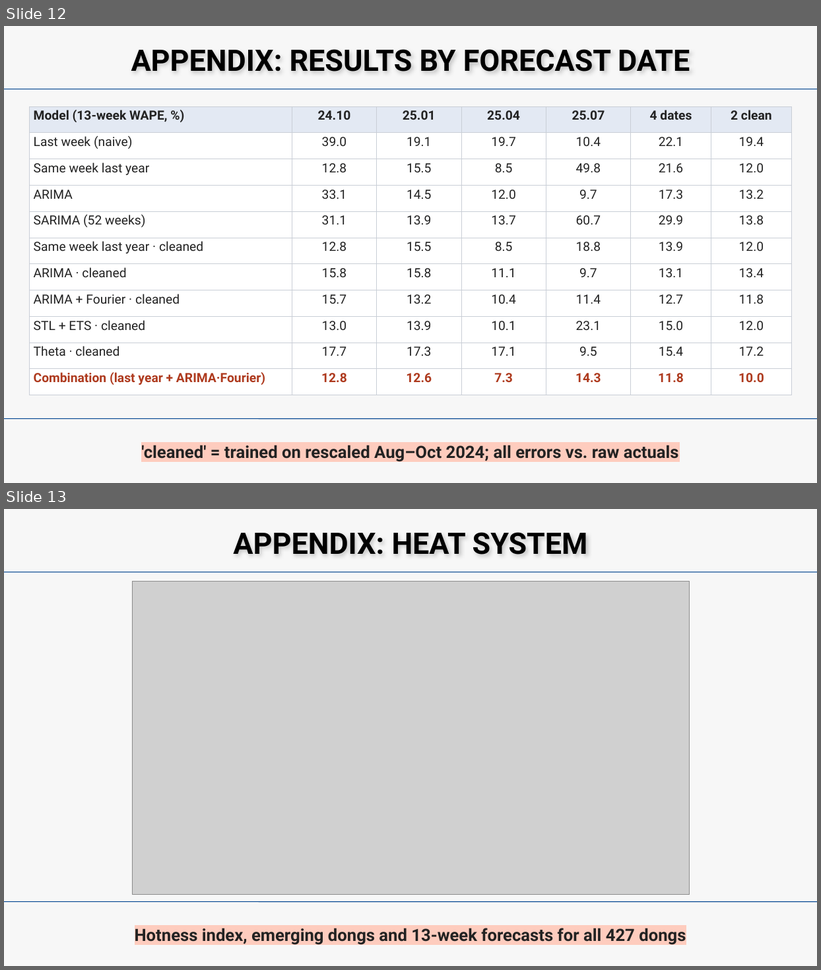
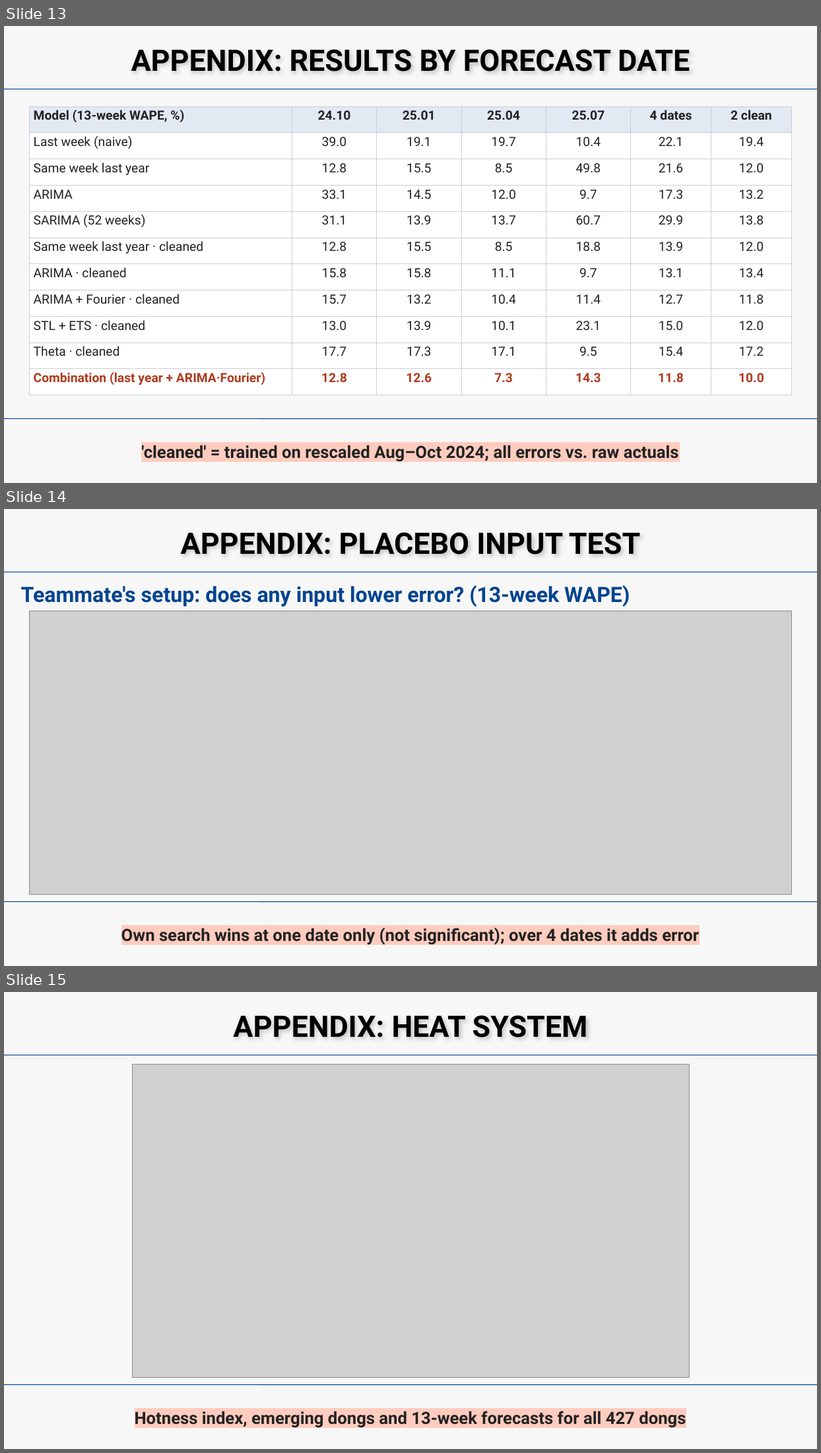
Before and after one commit to beblack127/HEAT, a slide deck: reports/gt_midterm/slides/HEAT_midterm.pptx. Shown one above the other, each under a label of ours: slides 12 and 13 before the commit, slides 13, 14 and 15 after it. The pictures are 821x970 and 821x1453 pixels, drawn with LibreOffice and Linux fonts; fonts in the diff are those of the drawing; grey boxes stand for pictures. Boxes give left, top, right and bottom in pixels: in the first picture for what was removed or moved away, otherwise in the second. Text is boxed around its words. In the diff, an @@ line names an element or a change of style, - is before the commit and + after.

```diff
--- a/reports/gt_midterm/slides/HEAT_midterm.pptx
+++ b/reports/gt_midterm/slides/HEAT_midterm.pptx
@@ slide 14 added at (4,509,817,966), background #F7F7F7 @@
@@ text added at (181,532,640,555), 52.5 pt, text #000000, bold @@
+APPENDIX: PLACEBO INPUT TEST
@@ line added from (4, 572) to (817, 572), #004490 1.25 pt @@
@@ text added at (21,586,630,607), 37.5 pt, text #004490, bold @@
+Teammate's setup: does any input lower error? (13-week WAPE)
@@ picture added at (29,611,792,894) @@
@@ line added from (4, 902) to (817, 902), #004490 1.25 pt @@
@@ text added at (121,928,699,945), 30 pt, text #222222, bold @@
+Own search wins at one date only (not significant); over 4 dates it adds error
@@ what was slide 12 is now slide 13 @@
@@ what was slide 13 is now slide 15 @@
```
Also in this commit, not shown: 1 other slide added, 9 other files.
